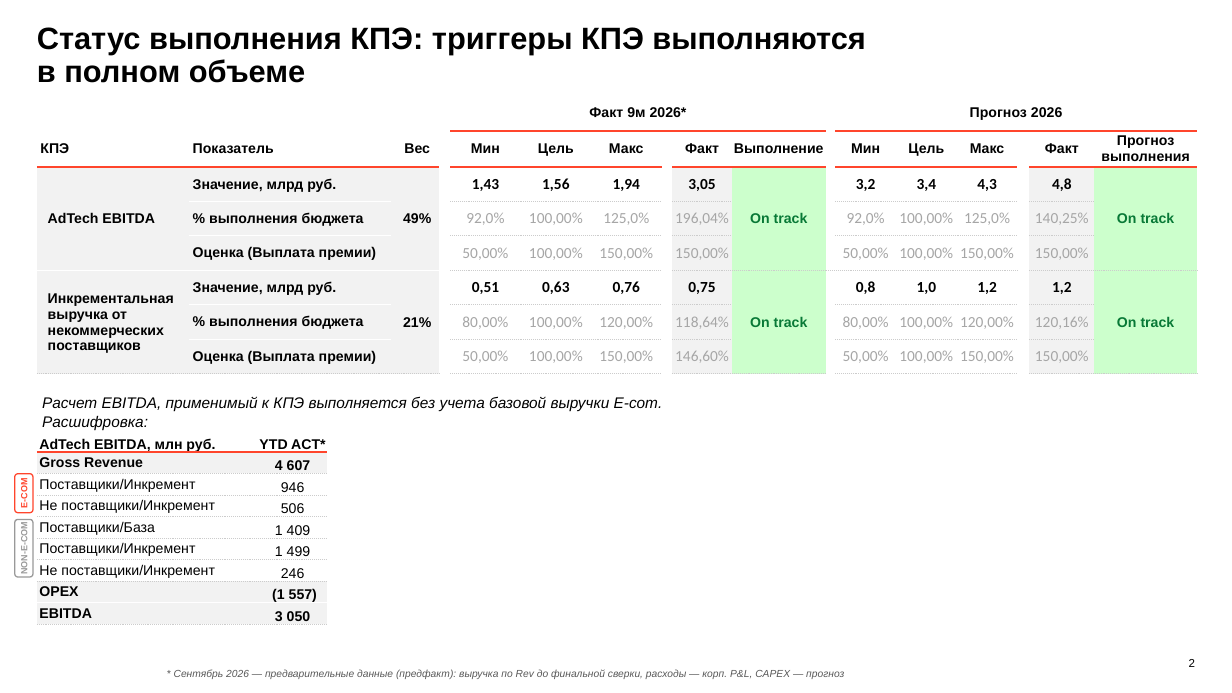
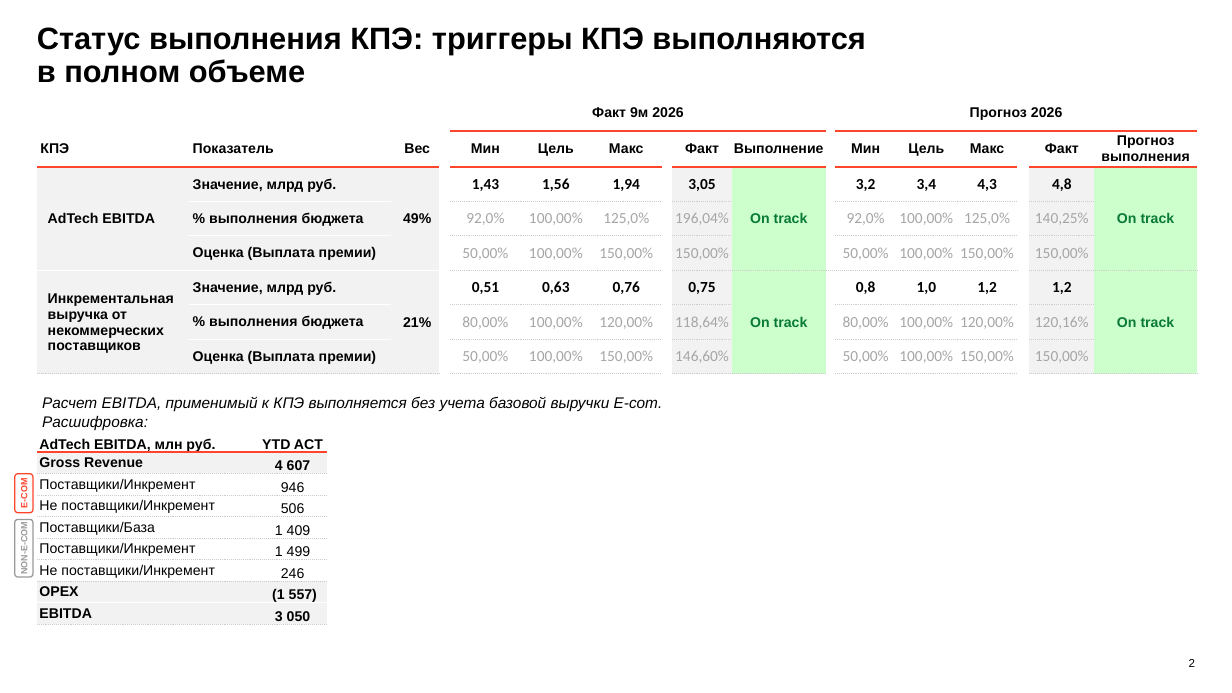
Before and after one commit to DenisMagnit/1, a slide deck: slide 2 of AdTech_MBR_September_prelim.pptx. Drawn at 1232x693 pixels with LibreOffice and Linux fonts; fonts in the diff are those of the drawing; background and template pictures are left out. Boxes give left, top, right and bottom in pixels: in the first picture for what was removed or moved away, otherwise in the second. Text is boxed around its words. In the diff, an @@ line names an element or a change of style, - is before the commit and + after.

```diff
--- a/AdTech_MBR_September_prelim.pptx
+++ b/AdTech_MBR_September_prelim.pptx
@@ table at bbox=[37, 95, 1196, 374] @@
-row 1, column 5: Факт 9м 2026*
+row 1, column 5: Факт 9м 2026
@@ table at bbox=[37, 431, 326, 625] @@
-row 1, column 2: YTD ACT*
+row 1, column 2: YTD ACT
@@ text removed at bbox=[174, 669, 844, 679] @@
-* Сентябрь 2026 — предварительные данные (предфакт): выручка по Rev до финальной сверки, расходы — корп. P&L, CAPEX — прогноз
```
Also in this commit, not shown: 6 other slides changed.
